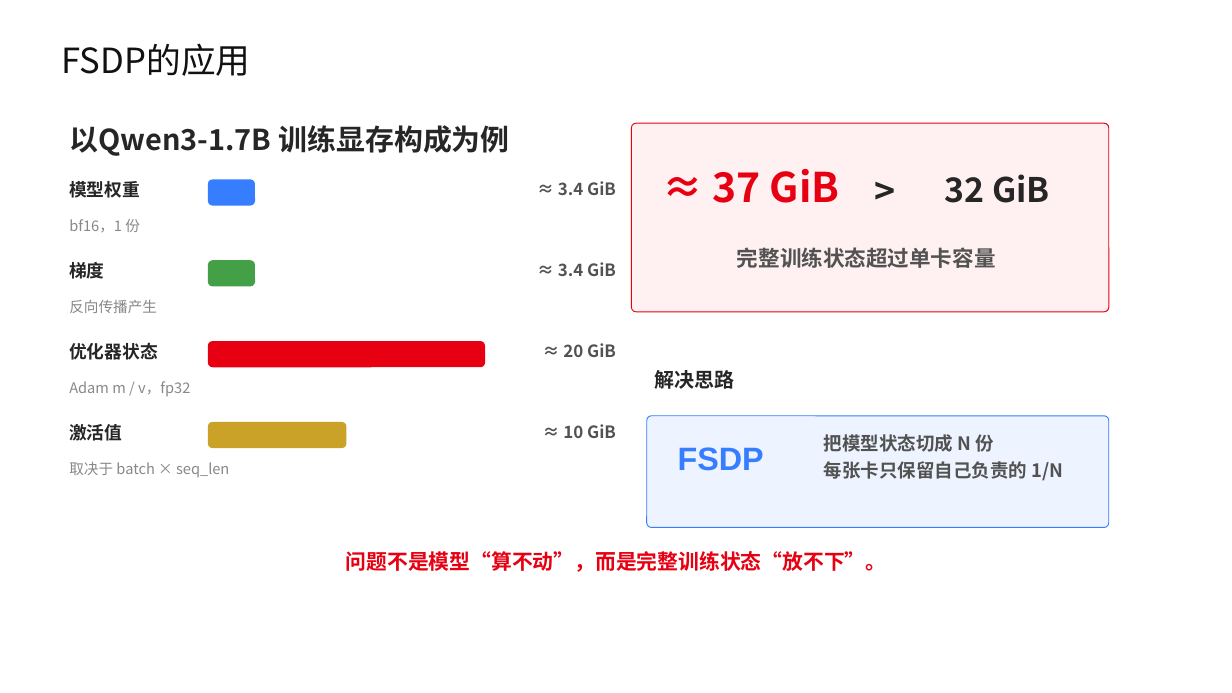
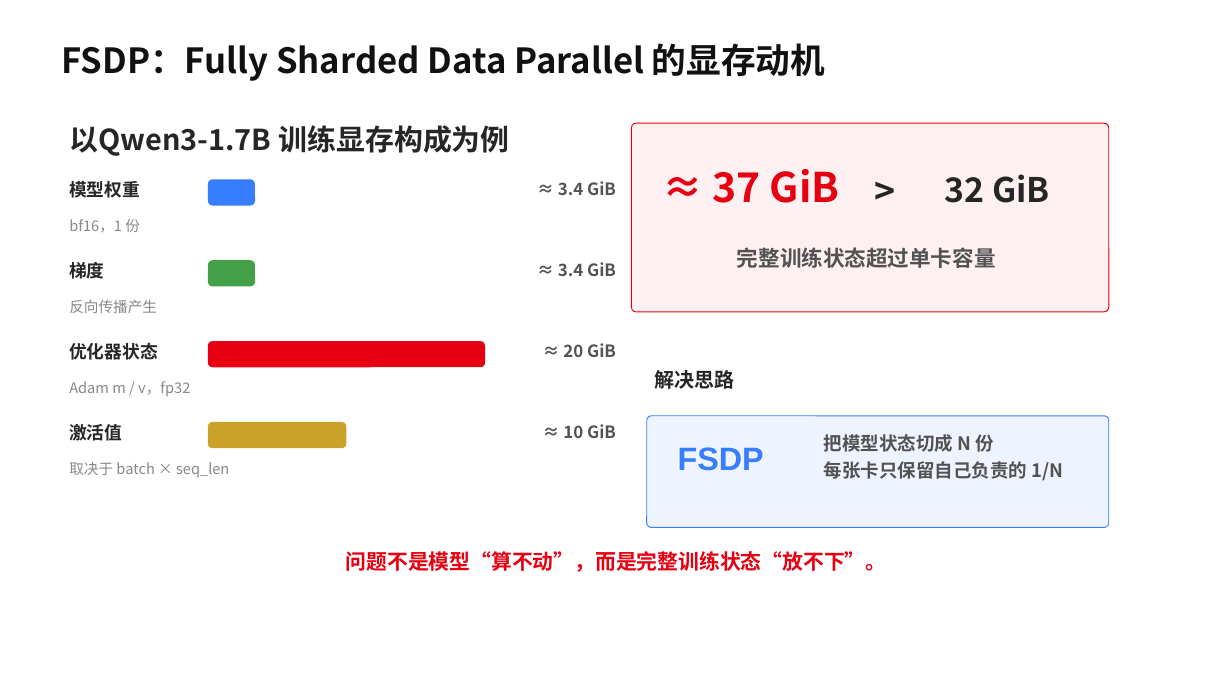
Before and after one commit to hicann/cann-learning-hub, a slide deck: slide 17 of tutorials/sft_training_pipeline/slides/01_sft_training_pipeline.pptx (slide 12 before the commit). Drawn at 1232x693 pixels with LibreOffice and Linux fonts; fonts in the diff are those of the drawing; background and template pictures are left out. Boxes give left, top, right and bottom in pixels: in the first picture for what was removed or moved away, otherwise in the second. Text is boxed around its words. In the diff, an @@ line names an element or a change of style, - is before the commit and + after.

```diff
--- a/tutorials/sft_training_pipeline/slides/01_sft_training_pipeline.pptx
+++ b/tutorials/sft_training_pipeline/slides/01_sft_training_pipeline.pptx
@@ text at [62,43,825,81]: text changed; bold on @@
-FSDP的应用
+FSDP：Fully Sharded Data Parallel 的显存动机
```
Also in this commit, not shown: 10 other slides changed, 21 slides added, 24 slides removed, 1 other file.
